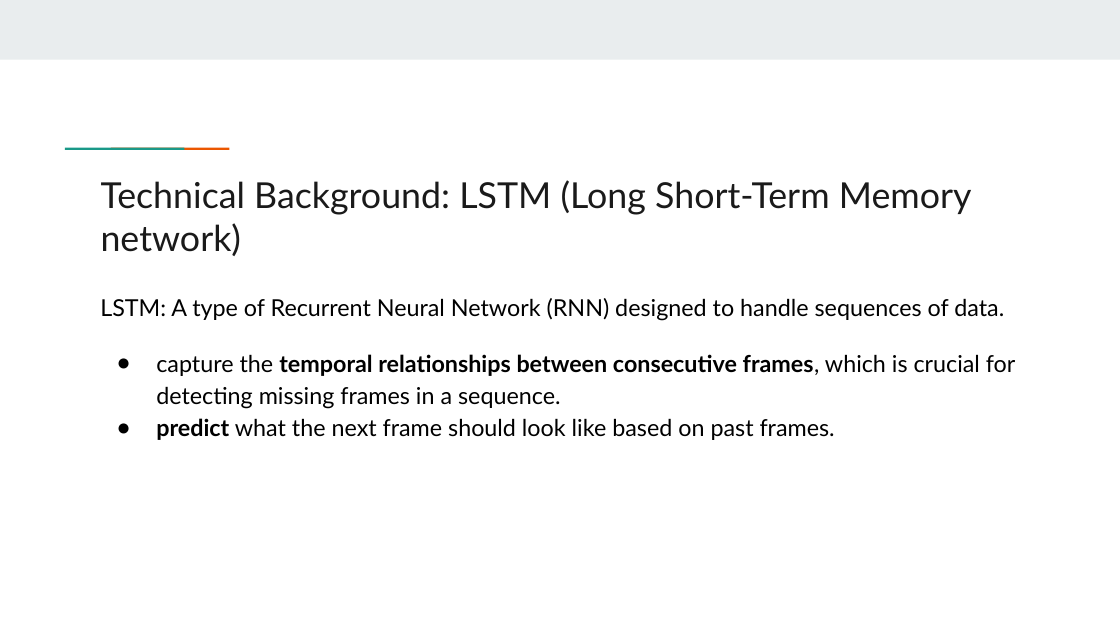
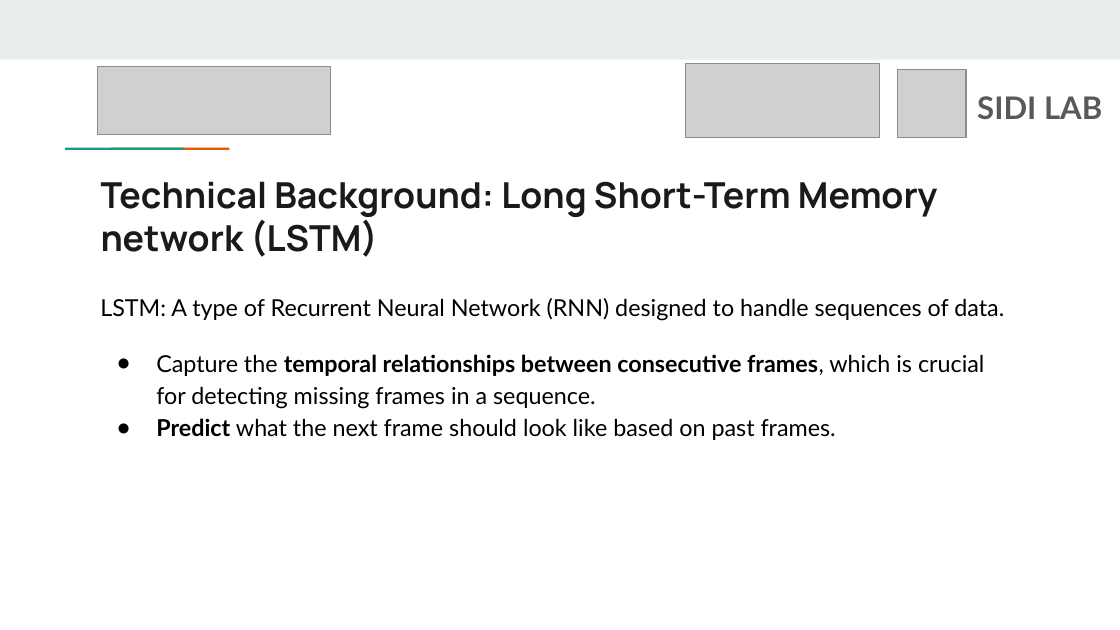
Before and after one commit to YuewanSun/Hackathon_IDETC2024, a slide deck: slide 5 of Hackathon_NIST.pptx. Drawn at 1120x630 pixels with LibreOffice and Linux fonts; fonts in the diff are those of the drawing; grey boxes stand for pictures. Boxes give left, top, right and bottom in pixels: in the first picture for what was removed or moved away, otherwise in the second. Text is boxed around its words. In the diff, an @@ line names an element or a change of style, - is before the commit and + after.

```diff
--- a/Hackathon_NIST.pptx
+++ b/Hackathon_NIST.pptx
@@ picture added at <box>97,67,330,136</box> @@
@@ picture added at <box>685,64,879,138</box> @@
@@ picture added at <box>898,69,967,138</box> @@
@@ text added at <box>977,96,1102,119</box>, 20 pt, text #595959, bold @@
+SIDI LAB
@@ title at <box>101,181,937,257</box>: text changed; font Lato to Manrope; bold on @@
-Technical Background: LSTM (Long Short-Term Memory network)
+Technical Background: Long Short-Term Memory network (LSTM)
@@ text at <box>156,354,984,440</box>: text changed @@
-● capture the temporal relationships between consecutive frames, which is crucial for detecting missing frames in a sequence.
-● predict what the next frame should look like based on past frames.
+● Capture the temporal relationships between consecutive frames, which is crucial for detecting missing frames in a sequence.
+● Predict what the next frame should look like based on past frames.
```
Also in this commit, not shown: 11 other slides changed, 2 slides added, 1 slide removed.
